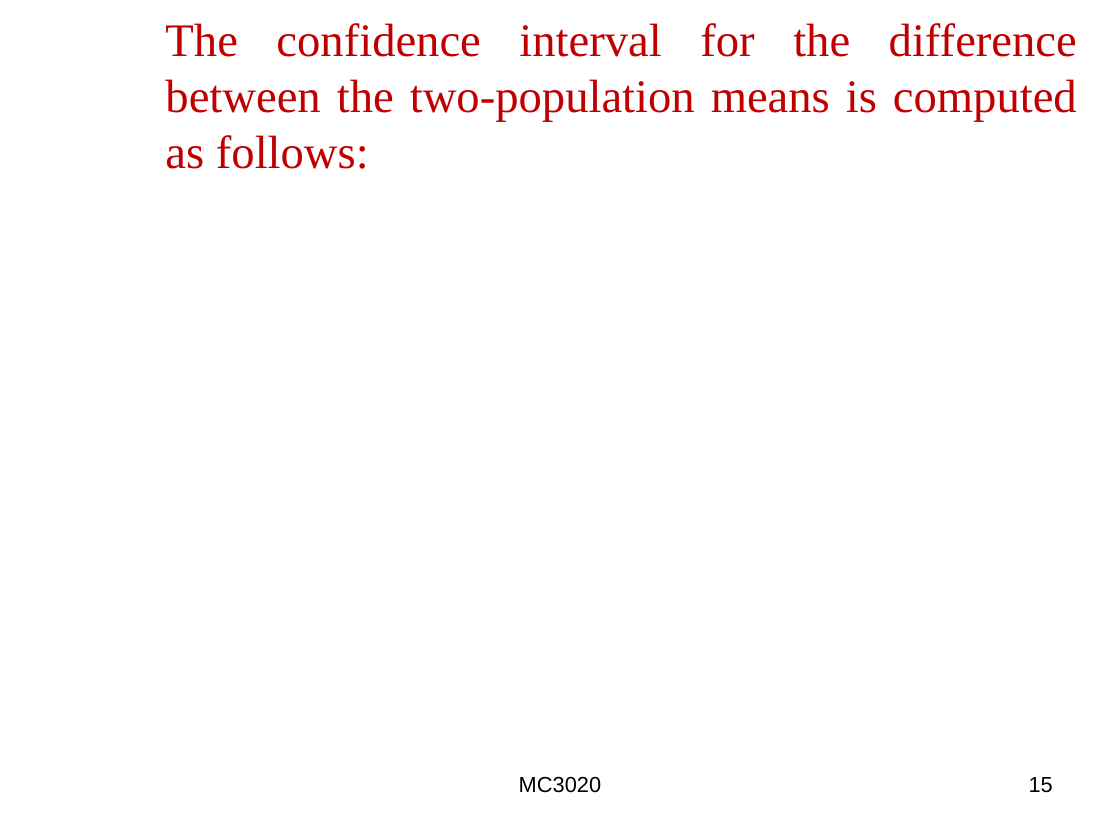
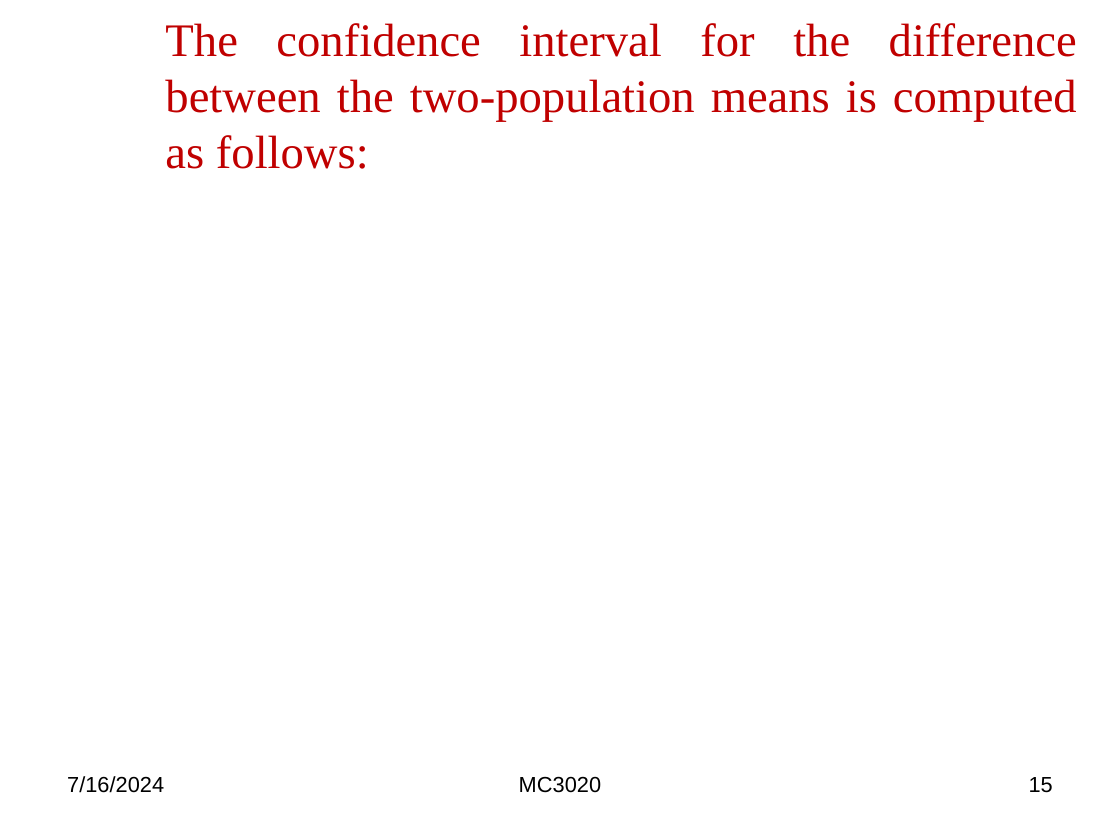
Before and after one commit to Mayooran1987/MC3020_E22, a slide deck: slide 15 of Lect_5.pptx. Drawn at 1120x840 pixels with LibreOffice and Linux fonts; fonts in the diff are those of the drawing; grey boxes stand for pictures; background and template pictures are left out. Boxes give left, top, right and bottom in pixels: in the first picture for what was removed or moved away, otherwise in the second. Text is boxed around its words. In the diff, an @@ line names an element or a change of style, - is before the commit and + after.

```diff
--- a/Lect_5.pptx
+++ b/Lect_5.pptx
@@ text added at bbox=[67, 776, 164, 793], 14 pt, text #000000 @@
+7/16/2024
```
Also in this commit, not shown: 64 other slides changed, 1 other file.
